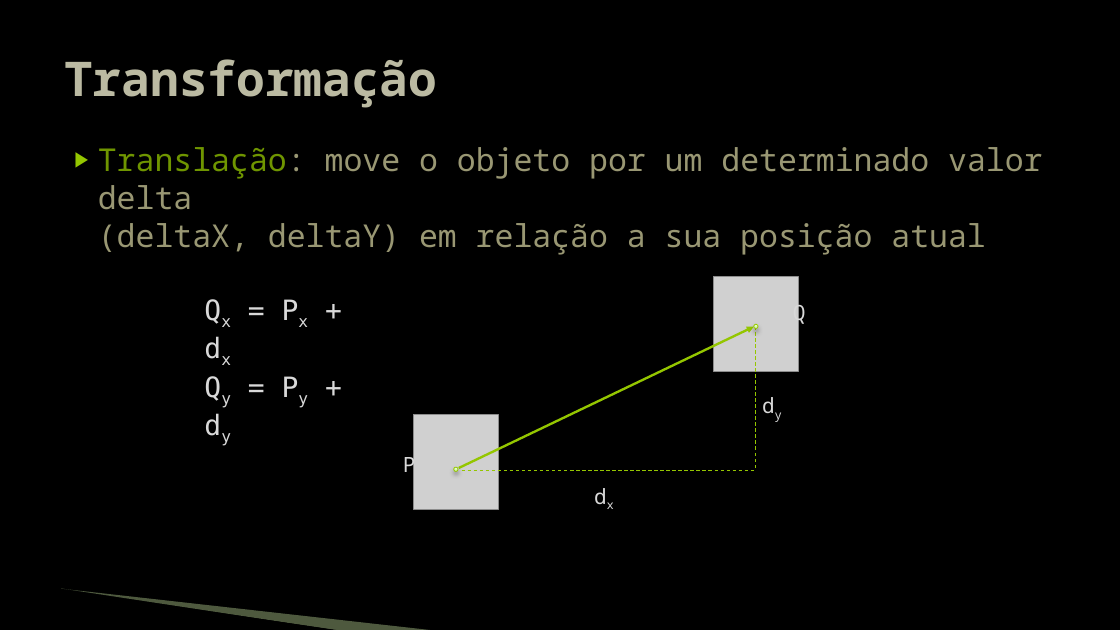
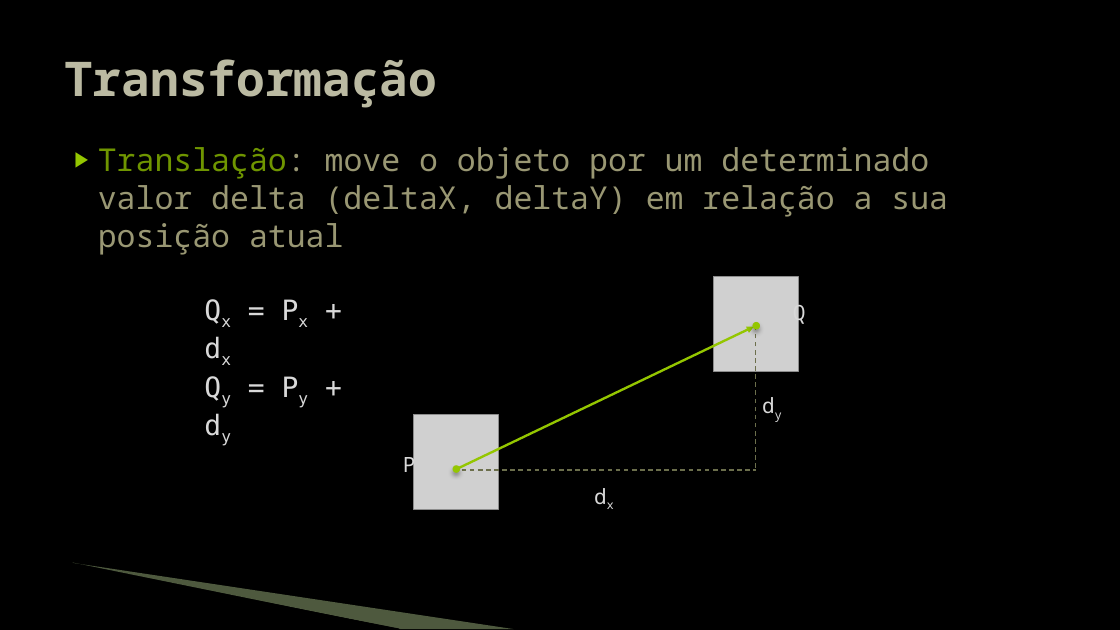
Before and after one commit to JudsonSS/Jogos, a slide deck: slide 3 of Slides/20. Transformações.pptx. Drawn at 1120x630 pixels with LibreOffice and Linux fonts; fonts in the diff are those of the drawing; grey boxes stand for pictures; background and template pictures are left out. Boxes give left, top, right and bottom in pixels: in the first picture for what was removed or moved away, otherwise in the second. Text is boxed around its words. In the diff, an @@ line names an element or a change of style, - is before the commit and + after.

```diff
--- a/Slides/20. Transformações.pptx
+++ b/Slides/20. Transformações.pptx
@@ text "Translação: move o objeto por ..." rewrapped from (98,147,1042,255) to (98,147,948,255) @@
@@ ellipse at (753,323,760,329): fill gradient #C8F492 to #E5FFC7 to #ECFFD8 to #94C600 @@
@@ line (756, 468) - (756, 329): stroke #94C600 0.75 pt dashed to #6C6F4C 1 pt dashed @@
@@ ellipse at (453,465,460,472): fill gradient #C8F492 to #E5FFC7 to #ECFFD8 to #94C600 @@
@@ line (462, 471) - (756, 471): stroke #94C600 0.75 pt dashed to #6C6F4C 1 pt dashed @@
@@ freeform shape: place and size @@
-freeform shape at (60,590,340,630)
+freeform shape at (71,565,400,629)
@@ freeform shape: place and size @@
-freeform shape at (61,589,437,630)
+freeform shape at (73,563,514,629)
```
Also in this commit, not shown: 10 other slides changed.
